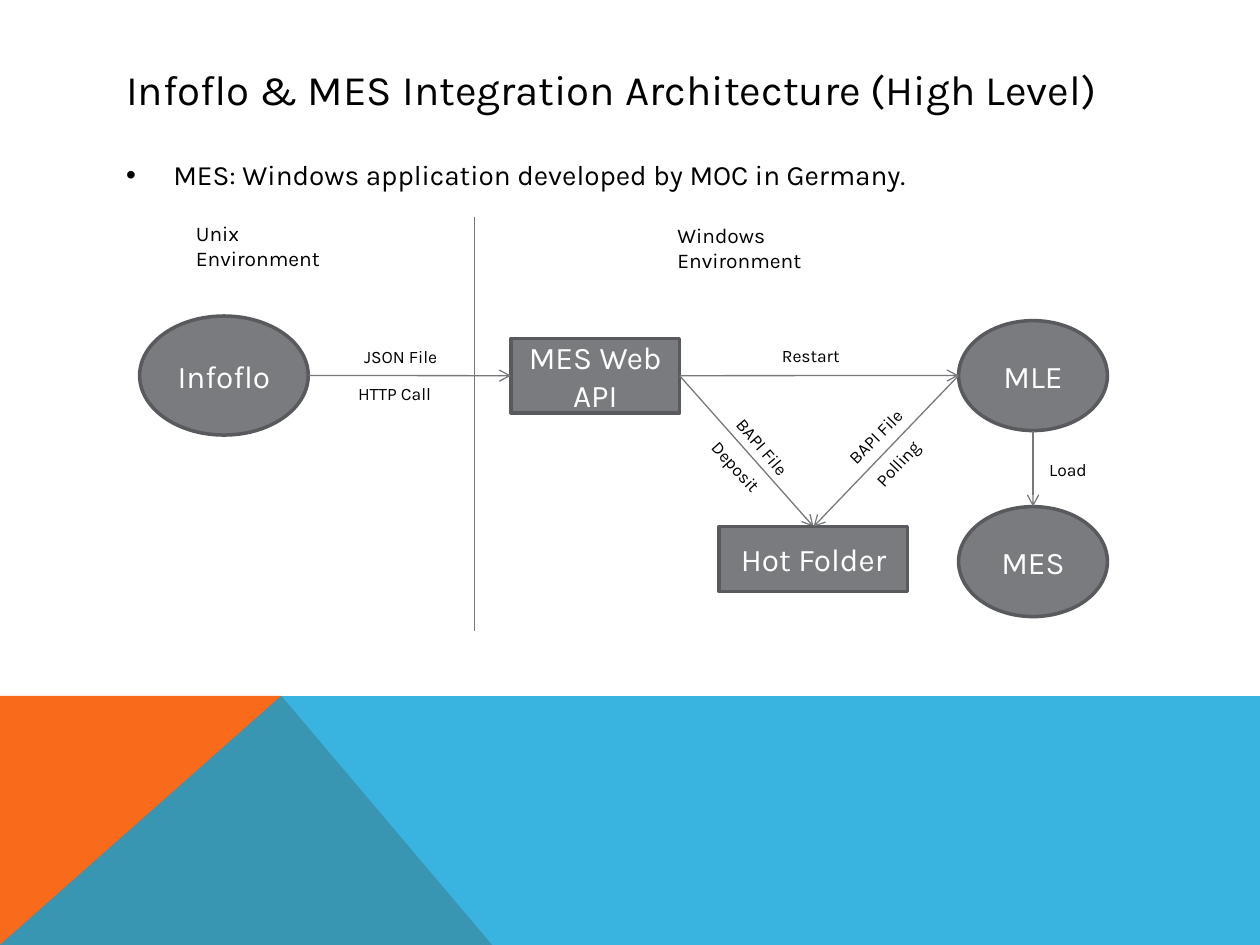
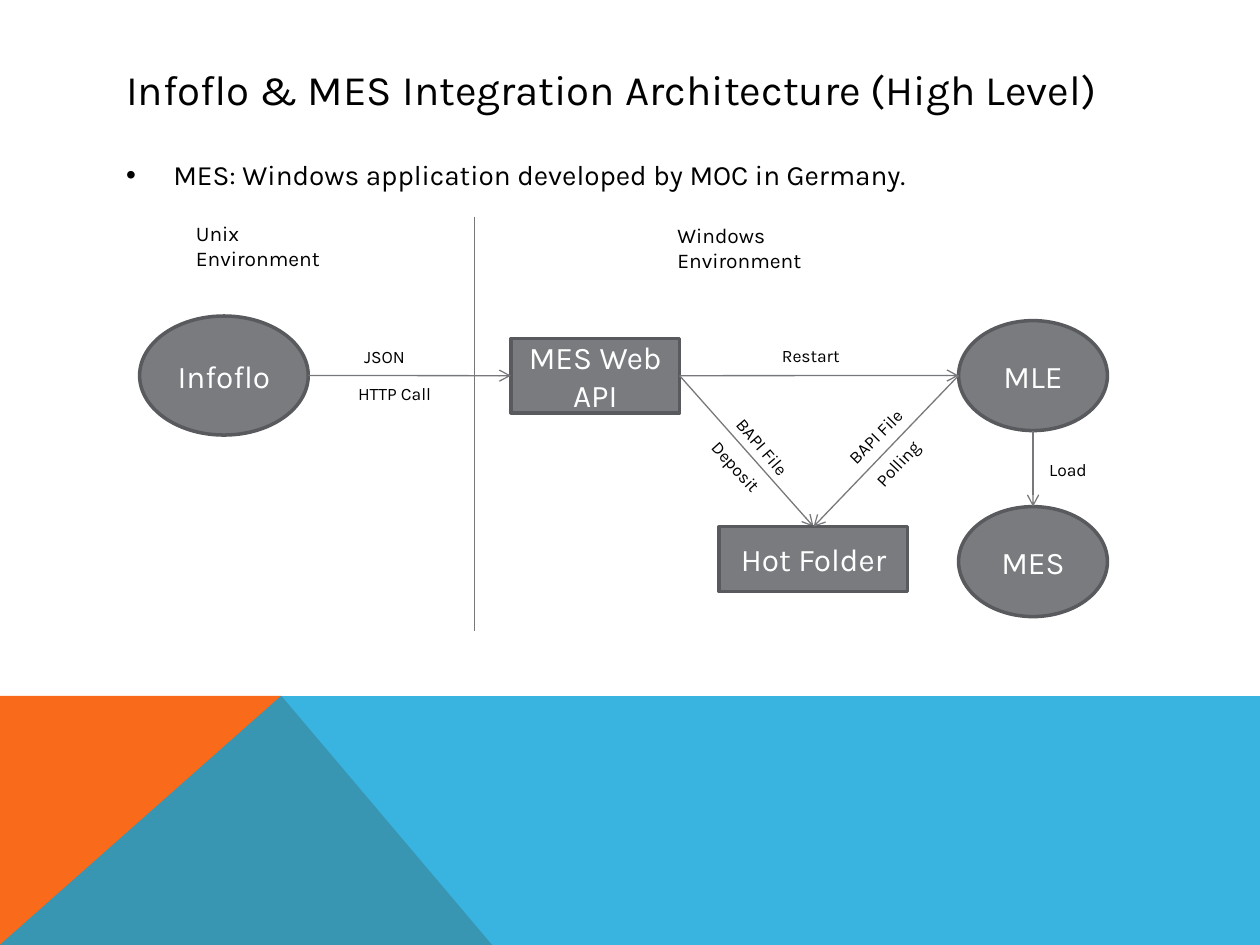
Before and after one commit to littlestone/Backup, a slide deck: slide 7 of UniData/System Integration.pptx. Drawn at 1260x945 pixels with LibreOffice and Linux fonts; fonts in the diff are those of the drawing. Boxes give left, top, right and bottom in pixels: in the first picture for what was removed or moved away, otherwise in the second. Text is boxed around its words. In the diff, an @@ line names an element or a change of style, - is before the commit and + after.

Commit message:
System Integration.pptx revised

```diff
--- a/UniData/System Integration.pptx
+++ b/UniData/System Integration.pptx
@@ text at box(364, 352, 405, 364): text changed @@
-JSON File
+JSON
```
Also in this commit, not shown: 3 other slides changed.
